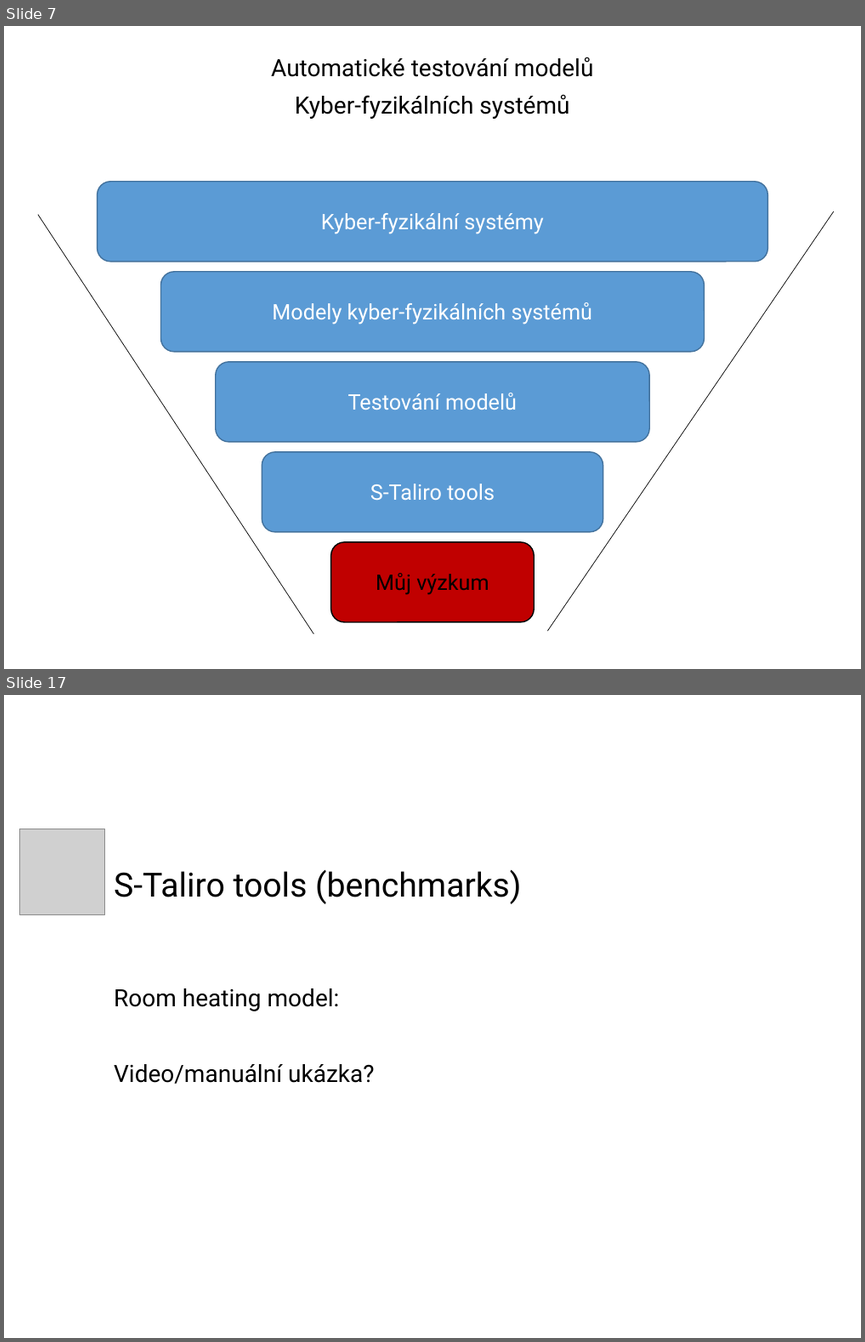
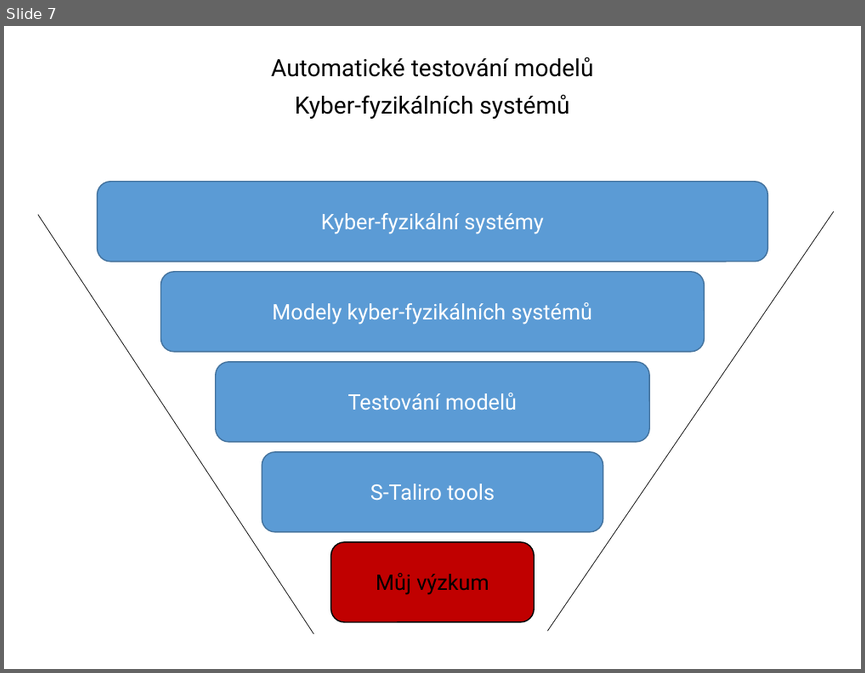
Before and after one commit to apelttom/20-semester_PhD_thesis, a slide deck: thesis/state_of_the_art_presentation/2018.01.17_SotA_presCZ.pptx. Shown one above the other, each under a label of ours: slides 7 and 17 before the commit, slide 7 after it; the slides between them are not shown. The pictures are 865x1342 and 865x673 pixels, drawn with LibreOffice and Linux fonts; fonts in the diff are those of the drawing; grey boxes stand for pictures; background and template pictures are left out. Boxes give left, top, right and bottom in pixels: in the first picture for what was removed or moved away, otherwise in the second. Text is boxed around its words. In the diff, an @@ line names an element or a change of style, - is before the commit and + after.

```diff
--- a/thesis/state_of_the_art_presentation/2018.01.17_SotA_presCZ.pptx
+++ b/thesis/state_of_the_art_presentation/2018.01.17_SotA_presCZ.pptx
@@ slide 17 removed at [4, 695, 861, 1338], background #FFFFFF @@
@@ picture removed at [19, 828, 105, 914] @@
@@ title removed at [114, 869, 521, 904] @@
-S-Taliro tools (benchmarks)
@@ text removed at [114, 988, 374, 1083] @@
-Room heating model:
-Video/manuální ukázka?
```
Also in this commit, not shown: 10 slides changed, 2 slides added, 1 other slide removed, 1 other file.
